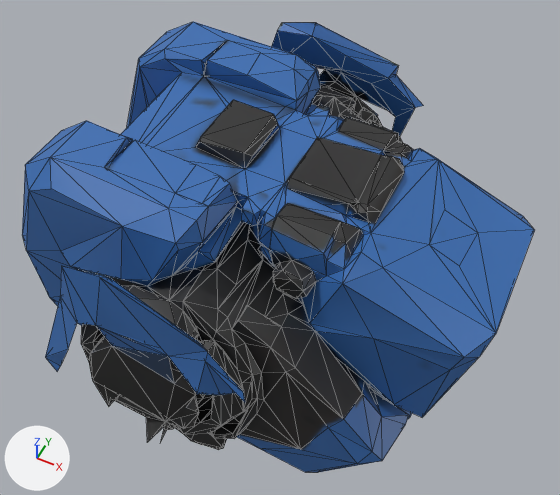
An edit to the FBX model Art/Source/heavy-meshy/debris/SM_HeavyDebris_Torso.fbx, drawn before and after from the same camera.
Camera for both pictures: a 50 mm camera at (71.3, -142.5, 205.2) aimed at (-5.9, 12.0, 12.0). Arrows for +X, +Y and +Z are at lower left; the lights stay in place. The older version comes first. Mesh edges are drawn as thin lines.

The first picture shows 'SM_HeavyDebris_Torso'.
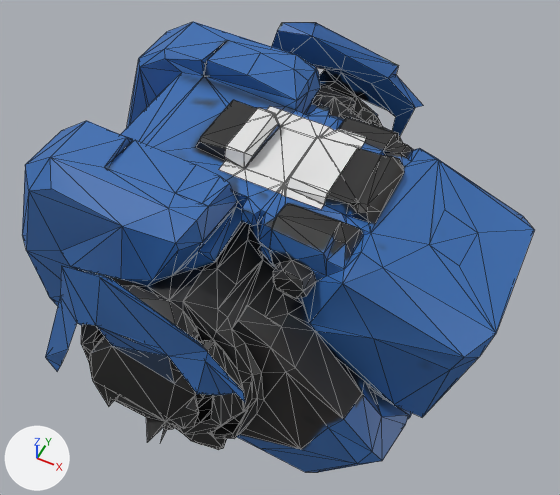
Diff of the bpy script that builds the scene:
```diff
--- a/Art/Source/heavy-meshy/debris/SM_HeavyDebris_Torso.fbx.py
+++ b/Art/Source/heavy-meshy/debris/SM_HeavyDebris_Torso.fbx.py
@@ mat_robot_emblem @@
+mat_robot_emblem = principled_material('robot_emblem')
+mat_robot_emblem.base_color = (0.8, 0.8, 0.8)  # white #e7e7e7
@@ me_headtorso_001 @@
+me_headtorso_001.from_pydata(...)  # 64 vertices, 53 faces; spans x -11.6..18.5, y -13.3..16.8, z 63.9..69.9
+me_headtorso_001.materials.append(mat_robot_emblem)  # white #e7e7e7
@@ ob_z_emblem @@
+ob_z_emblem = bpy.data.objects.new('Z_Emblem', me_headtorso_001)
+ob_z_emblem.location = (0.0, 0.0, 0.0)
```

What differs and where, as boxes [x1, y1, x2, y2] in the pictures (560 x 495 px):
'Z_Emblem', added
    after: [219, 106, 366, 209]
